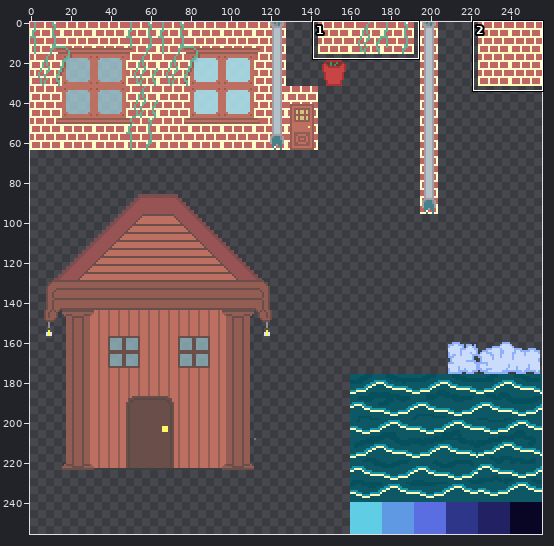
Two versions of one sprite sheet, assets/sprites/Sprite-0001.png. Above: a wide view before the commit, with the close-up outlined.
Close-up. Old version:
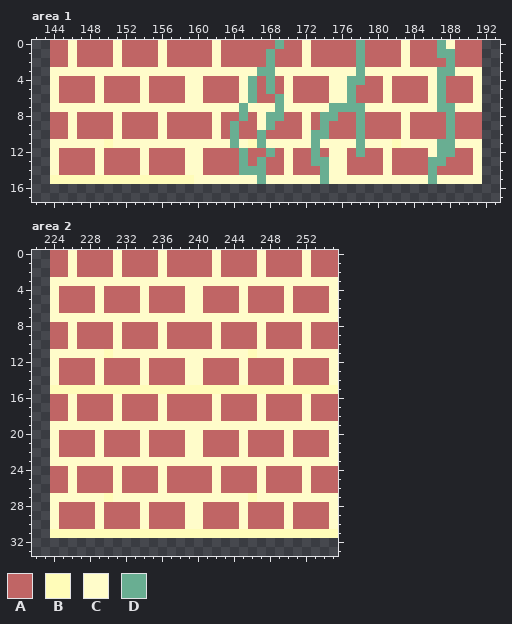
The file is 256x256 pixels. Colours within 5 levels of each other are drawn and written as one. Shown: area 1: x 142..193, y 0..17; area 2: x 222..255, y 0..33. The commit also changed other parts of the picture, which this record leaves out.
Palette (. is transparent): A #c06565  B #fffcb9  C #fffcca  D #69ae92
Once edited:
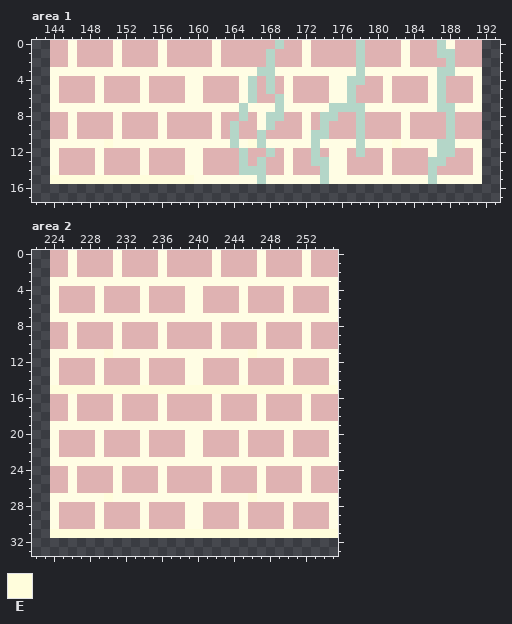
Colours new in this view: E #fffddc
What changed:
@@ palette @@
-A #c06565
+A #dfb2b2
-C #fffcca
+C #fffde4
-D #69ae92
+D #b4d6c8
--- area 1
@@ x 142..193 @@
 10 ..AACAAAACAAAACAAAAACADAADAAAACDDAAADAAAACAAAADAAA..
-11 ..CCCCCCBCCCCCCCCCCCCCDCBDCCCCCDCCCCDCCCBCCCCDDCCC..
+11 ..CCCCCCECCCCCCCCCCCCCDCEDCCCCCDCCCCDCCCECCCCDDCCC..
 12 ..CAAAACAAAACAAAACCAAAADAADACAADACCADAACAAAACDDAAC..
@@ x 142..161 @@
 14 ..CAAAACAAAACAAAACCA
-15 ..BBBBBBBBBBBBBBBBCC
+15 ..EEEEEEEEEEEEEEEECC
 16 ....................
--- area 2
@@ x 228..248 @@
 10 AAACAAAACAAAAACAAAACA
-11 CCBCCCCCCCCCCCCCCCBCC
+11 CCECCCCCCCCCCCCCCCECC
 12 ACAAAACAAAACCAAAACAAA
@@ x 222..255 @@
 14 ..CAAAACAAAACAAAACCAAAACAAAACAAAAC
-15 ..BBBBBBBBBBBBBBBBBBBBBBBBBBBBBBBB
+15 ..EEEEEEEEEEEEEEEEEEEEEEEEEEEEEEEE
 16 ..AACAAAACAAAACAAAAACAAAACAAAACAAA
@@ x 228..248 @@
 26 AAACAAAACAAAAACAAAACA
-27 CCBCCCCCCCCCCCCCCCBCC
+27 CCECCCCCCCCCCCCCCCECC
 28 ACAAAACAAAACCAAAACAAA
@@ x 222..255 @@
 30 ..CAAAACAAAACAAAACCAAAACAAAACAAAAC
-31 ..BBBBBBBBBBBBBBBBBBBBBBBBBBBBBBBB
+31 ..EEEEEEEEEEEEEEEEEEEEEEEEEEEEEEEE
 32 ..................................
Pixel boxes of the changes (left, top, right, bottom) in both close-ups:
changed: (50, 40, 482, 184)
changed: (50, 250, 338, 538)
